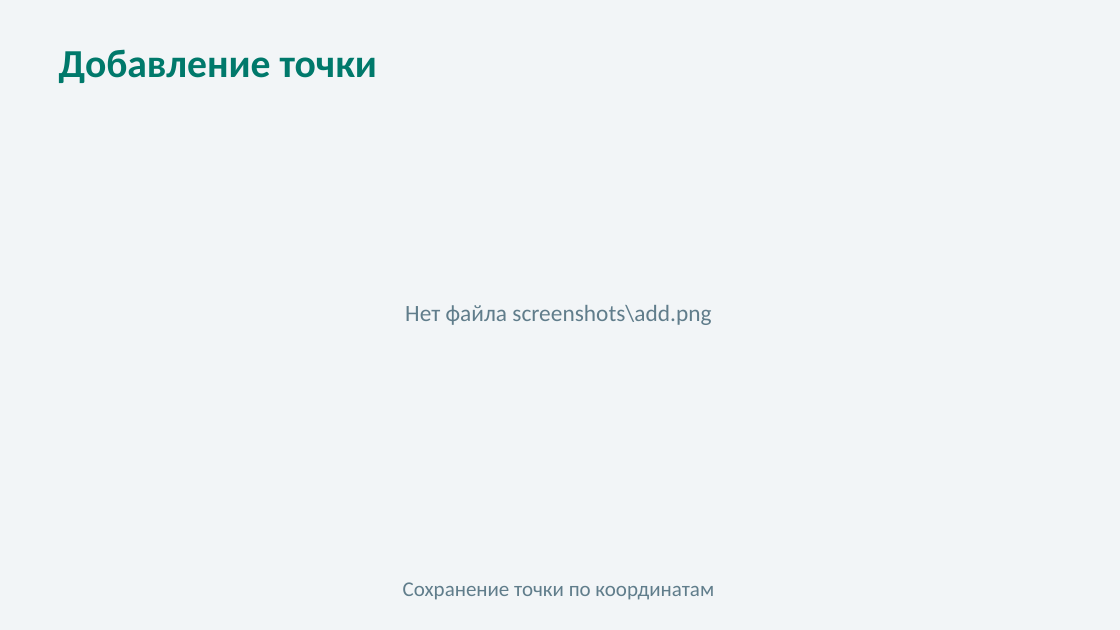
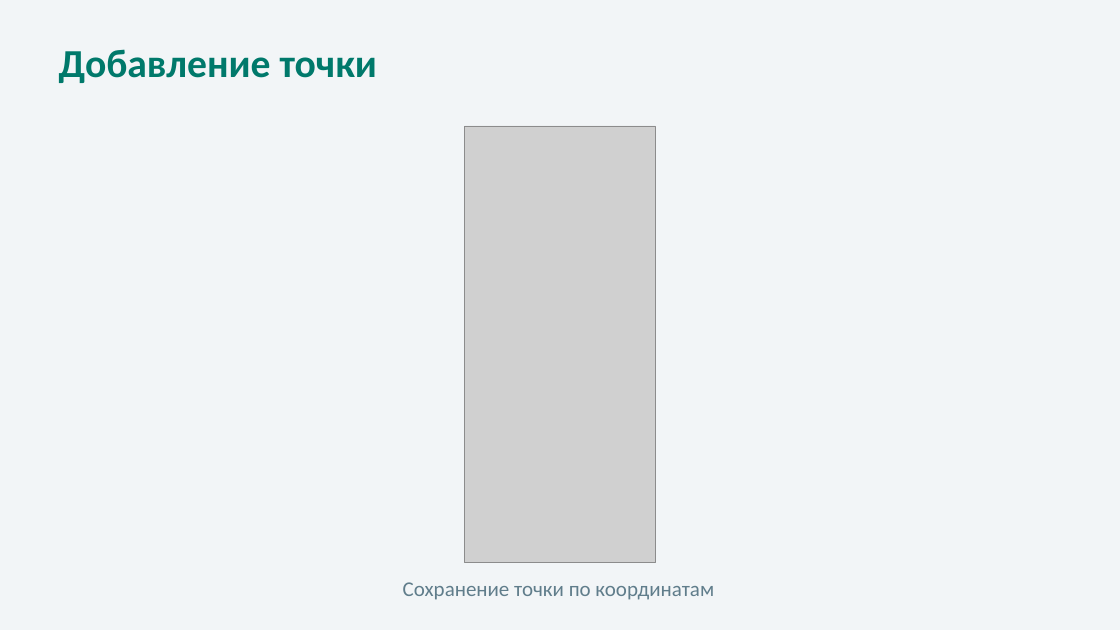
Before and after one commit to KINGBACZ/compass-gps-navigator, a slide deck: slide 10 of Презентация_Компас_навигатор.pptx. Drawn at 1120x630 pixels with LibreOffice and Linux fonts; fonts in the diff are those of the drawing; grey boxes stand for pictures. Boxes give left, top, right and bottom in pixels: in the first picture for what was removed or moved away, otherwise in the second. Text is boxed around its words. In the diff, an @@ line names an element or a change of style, - is before the commit and + after.

```diff
--- a/Презентация_Компас_навигатор.pptx
+++ b/Презентация_Компас_навигатор.pptx
@@ picture added at [465, 126, 655, 563] @@
@@ text removed at [405, 305, 711, 325] @@
-Нет файла screenshots\add.png
```
Also in this commit, not shown: 3 other slides changed, 1 other file.
